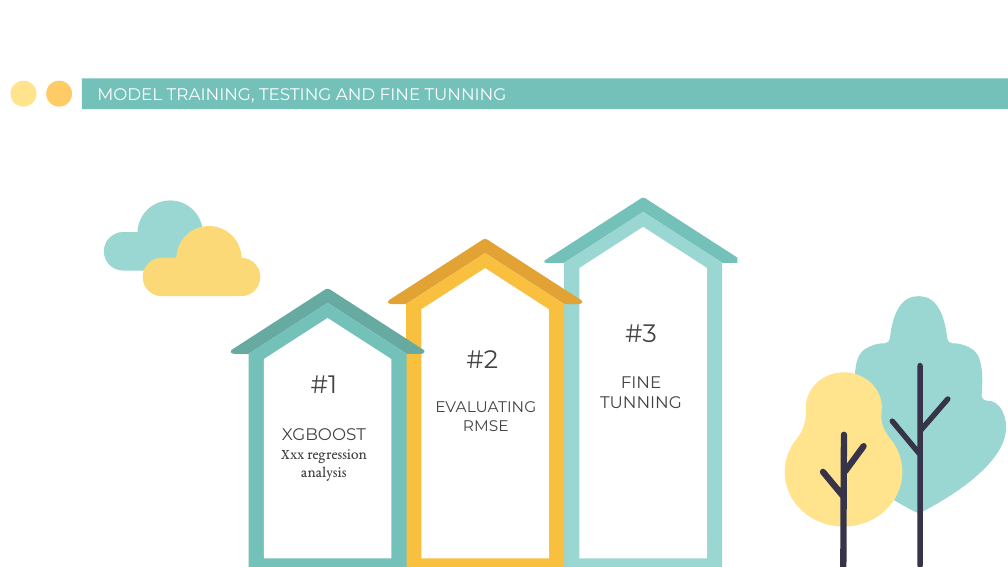
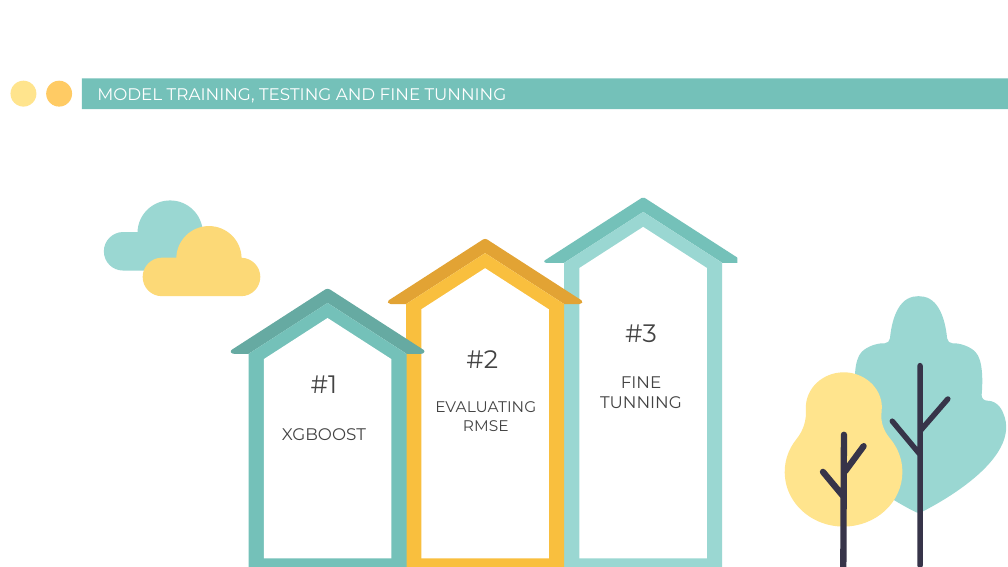
Before and after one commit to BrownTD/Final-Project, a slide deck: slide 6 of Group 2 Final Project House Price Prediction.pptx. Drawn at 1008x567 pixels with LibreOffice and Linux fonts; fonts in the diff are those of the drawing. Boxes give left, top, right and bottom in pixels: in the first picture for what was removed or moved away, otherwise in the second. Text is boxed around its words. In the diff, an @@ line names an element or a change of style, - is before the commit and + after.

```diff
--- a/Group 2 Final Project House Price Prediction.pptx
+++ b/Group 2 Final Project House Price Prediction.pptx
@@ text at box(281, 449, 367, 481): paragraph removed @@
-Xxx regression analysis
```
Also in this commit, not shown: 3 other slides changed, 1 other file.
